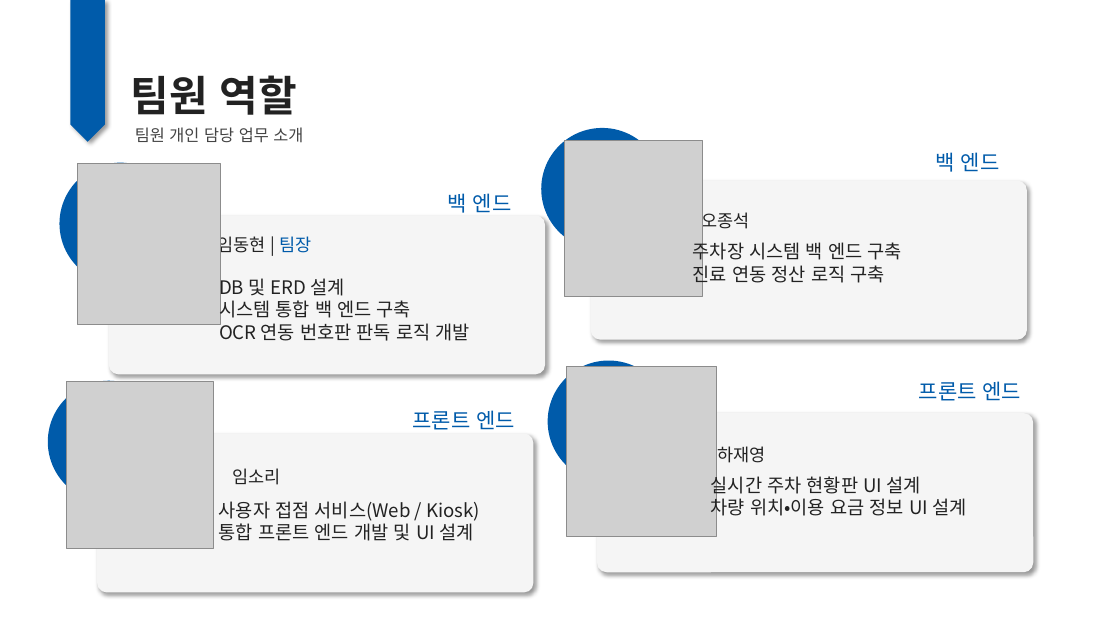
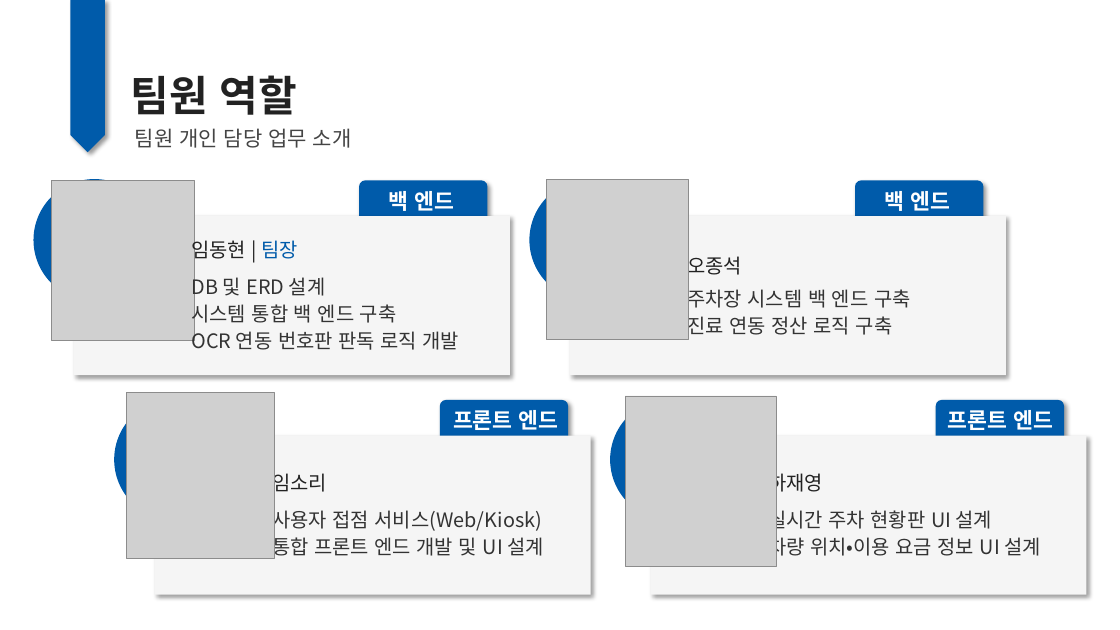
Before and after one commit to DongHyun0521/MBC_middle_project, a slide deck: slide 3 of etc/middle_ppt.pptx. Drawn at 1120x630 pixels with LibreOffice and Linux fonts; fonts in the diff are those of the drawing; grey boxes stand for pictures. Boxes give left, top, right and bottom in pixels: in the first picture for what was removed or moved away, otherwise in the second. Text is boxed around its words. In the diff, an @@ line names an element or a change of style, - is before the commit and + after.

```diff
--- a/etc/middle_ppt.pptx
+++ b/etc/middle_ppt.pptx
@@ pentagon arrow: place and size @@
-pentagon arrow at [71, 0, 105, 142]
+pentagon arrow at [71, 0, 105, 152]
@@ text "팀원 개인 담당 업무 소개" at [135, 128, 352, 148]: size 14 to 18 pt @@
@@ ellipse: place and size @@
-ellipse at [60, 163, 181, 285]
+ellipse at [34, 179, 155, 301]
@@ ellipse: place and size @@
-ellipse at [541, 128, 663, 250]
+ellipse at [529, 179, 651, 301]
@@ picture: place and size @@
-picture at [565, 140, 703, 297]
+picture at [546, 179, 688, 339]
@@ picture: place and size @@
-picture at [78, 164, 221, 324]
+picture at [52, 181, 195, 341]
@@ text "백 엔드": place and size @@
-text "백 엔드" at [448, 193, 512, 213]
+text "백 엔드" at [389, 191, 455, 211]
@@ size 18 to 18.5 pt, text colour #005BAA to #FFFFFF, bold on; alignment left to centre; vertical alignment top to middle in 4 elements at [389, 191, 455, 211], [453, 410, 559, 430], [948, 410, 1053, 430], [885, 191, 950, 211] @@
@@ text "백 엔드": place and size @@
-text "백 엔드" at [935, 152, 1000, 172]
+text "백 엔드" at [885, 191, 950, 211]
@@ rounded rectangle: place and size @@
-rounded rectangle at [109, 215, 545, 374]
+rounded rectangle at [74, 216, 510, 375]
@@ text "임동현 | 팀장": place and size @@
-text "임동현 | 팀장" at [217, 234, 311, 257]
+text "임동현 | 팀장" at [191, 237, 299, 264]
@@ rounded rectangle: place and size @@
-rounded rectangle at [591, 181, 1027, 339]
+rounded rectangle at [570, 216, 1006, 375]
@@ text "DB 및 ERD 설계": place and size @@
-text "DB 및 ERD 설계" at [219, 275, 470, 341]
+text "DB 및 ERD 설계" at [191, 273, 460, 350]
@@ text "오종석": place and size @@
-text "오종석" at [701, 209, 749, 232]
+text "오종석" at [687, 252, 742, 279]
@@ size 16 to 17 pt, text colour #222222 to #333333; line spacing 1 to 23pt in 3 elements at [191, 273, 460, 350], [768, 507, 1042, 560], [687, 285, 911, 339] @@
@@ text "주차장 시스템 백 엔드 구축": place and size @@
-text "주차장 시스템 백 엔드 구축" at [693, 239, 902, 287]
+text "주차장 시스템 백 엔드 구축" at [687, 285, 911, 339]
@@ ellipse: place and size @@
-ellipse at [48, 381, 170, 502]
+ellipse at [114, 399, 236, 521]
@@ picture: place and size @@
-picture at [66, 382, 214, 549]
+picture at [127, 392, 275, 559]
@@ text "프론트 엔드": place and size @@
-text "프론트 엔드" at [413, 410, 515, 430]
+text "프론트 엔드" at [453, 410, 559, 430]
@@ group added at [359, 181, 1065, 438]: 4 round same rects @@
@@ ellipse: place and size @@
-ellipse at [548, 360, 670, 482]
+ellipse at [610, 399, 732, 521]
@@ picture: place and size @@
-picture at [566, 366, 718, 536]
+picture at [625, 396, 776, 565]
@@ text "프론트 엔드": place and size @@
-text "프론트 엔드" at [919, 381, 1022, 401]
+text "프론트 엔드" at [948, 410, 1053, 430]
@@ rounded rectangle: place and size @@
-rounded rectangle at [97, 434, 534, 592]
+rounded rectangle at [155, 436, 591, 595]
@@ proportions changed in 4 elements at [74, 216, 510, 375], [155, 436, 591, 595], [570, 216, 1006, 375], [650, 436, 1086, 595] @@
@@ rounded rectangle: place and size @@
-rounded rectangle at [597, 413, 1033, 572]
+rounded rectangle at [650, 436, 1086, 595]
@@ text "임소리": place and size @@
-text "임소리" at [232, 468, 280, 485]
+text "임소리" at [272, 470, 327, 497]
@@ size 15 to 17 pt; alignment centre to left in 4 elements at [191, 237, 299, 264], [272, 470, 327, 497], [687, 252, 742, 279], [768, 470, 823, 497] @@
@@ text "하재영": place and size @@
-text "하재영" at [717, 446, 765, 463]
+text "하재영" at [768, 470, 823, 497]
@@ text "사용자 접점 서비스(Web/Kiosk)": place and size @@
-text "사용자 접점 서비스(Web/Kiosk)" at [219, 501, 480, 541]
+text "사용자 접점 서비스(Web/Kiosk)" at [272, 507, 544, 559]
@@ text at [272, 507, 542, 534]: text changed; size 16 to 17 pt; text colour #222222 to #333333 @@
-사용자 접점 서비스(Web / Kiosk)
+사용자 접점 서비스(Web/Kiosk)
@@ text "실시간 주차 현황판 UI 설계": place and size @@
-text "실시간 주차 현황판 UI 설계" at [711, 473, 966, 520]
+text "실시간 주차 현황판 UI 설계" at [768, 507, 1042, 560]
@@ text at [272, 533, 544, 559]: size 16 to 17 pt, text colour #222222 to #333333 in "통합 프론트 엔드 개발 및 UI 설계"; line spacing 1 to 23pt @@
```
Also in this commit, not shown: 12 other slides changed, 1 slide added, 1 slide removed, 59 other files.
